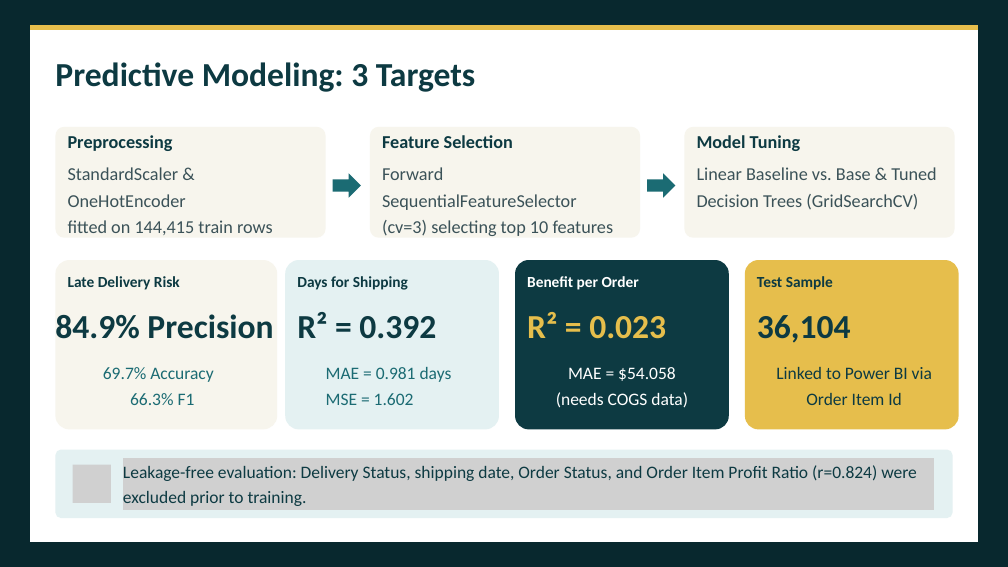
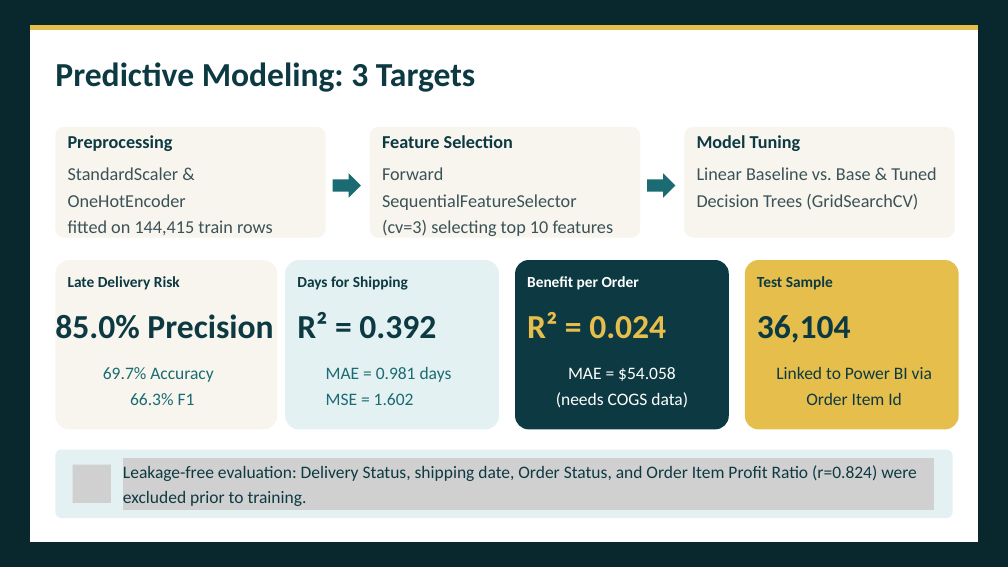
Before and after one commit to Team5-Depi/Supply-Chain-Dataset-Analysis-Final_Project, a slide deck: slide 10 of Presentation/Supply_Chain_Dataset_Analysis_Presentation.pptx. Drawn at 1008x567 pixels with LibreOffice and Linux fonts; fonts in the diff are those of the drawing; grey boxes stand for pictures. Boxes give left, top, right and bottom in pixels: in the first picture for what was removed or moved away, otherwise in the second. Text is boxed around its words. In the diff, an @@ line names an element or a change of style, - is before the commit and + after.

```diff
--- a/Presentation/Supply_Chain_Dataset_Analysis_Presentation.pptx
+++ b/Presentation/Supply_Chain_Dataset_Analysis_Presentation.pptx
@@ text at (x1=55, y1=314, x2=273, y2=339): text changed @@
-84.9% Precision
+85.0% Precision
@@ text at (x1=527, y1=312, x2=666, y2=339): text changed @@
-R² = 0.023
+R² = 0.024
```
Also in this commit, not shown: 5 other slides changed.
